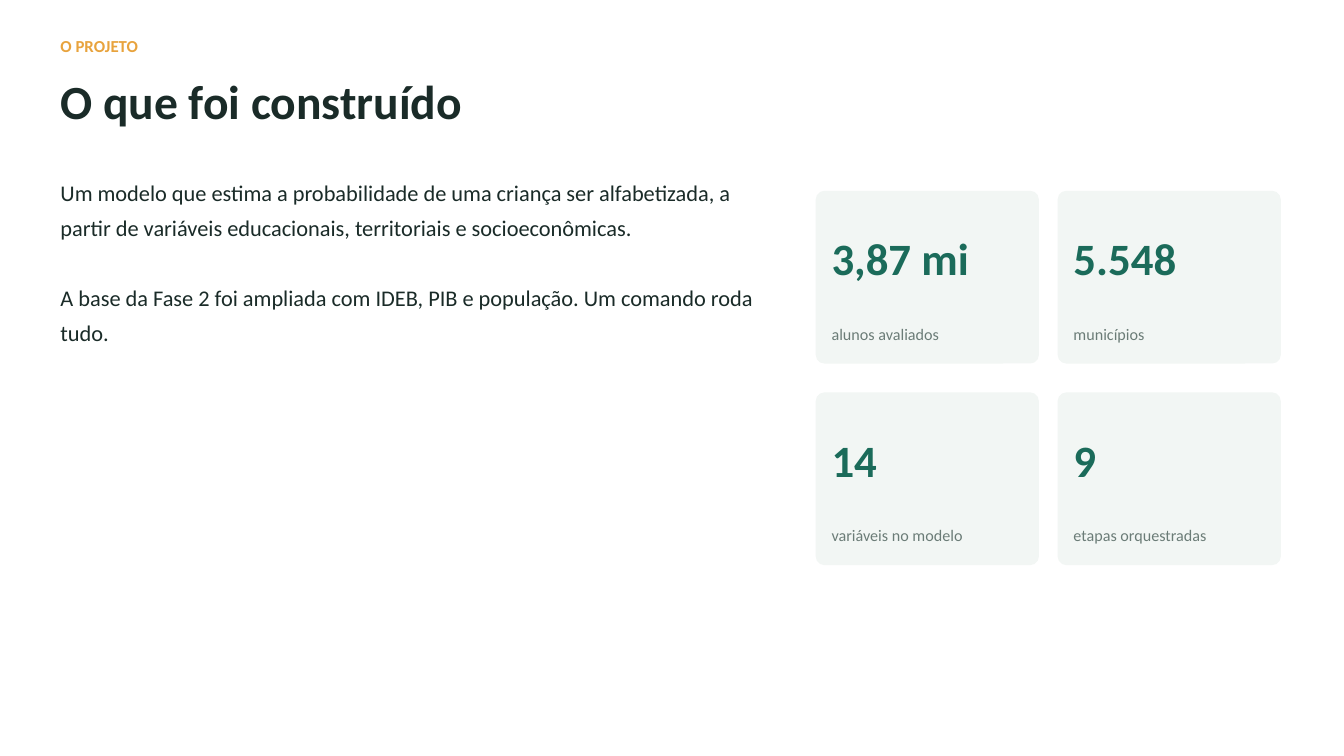
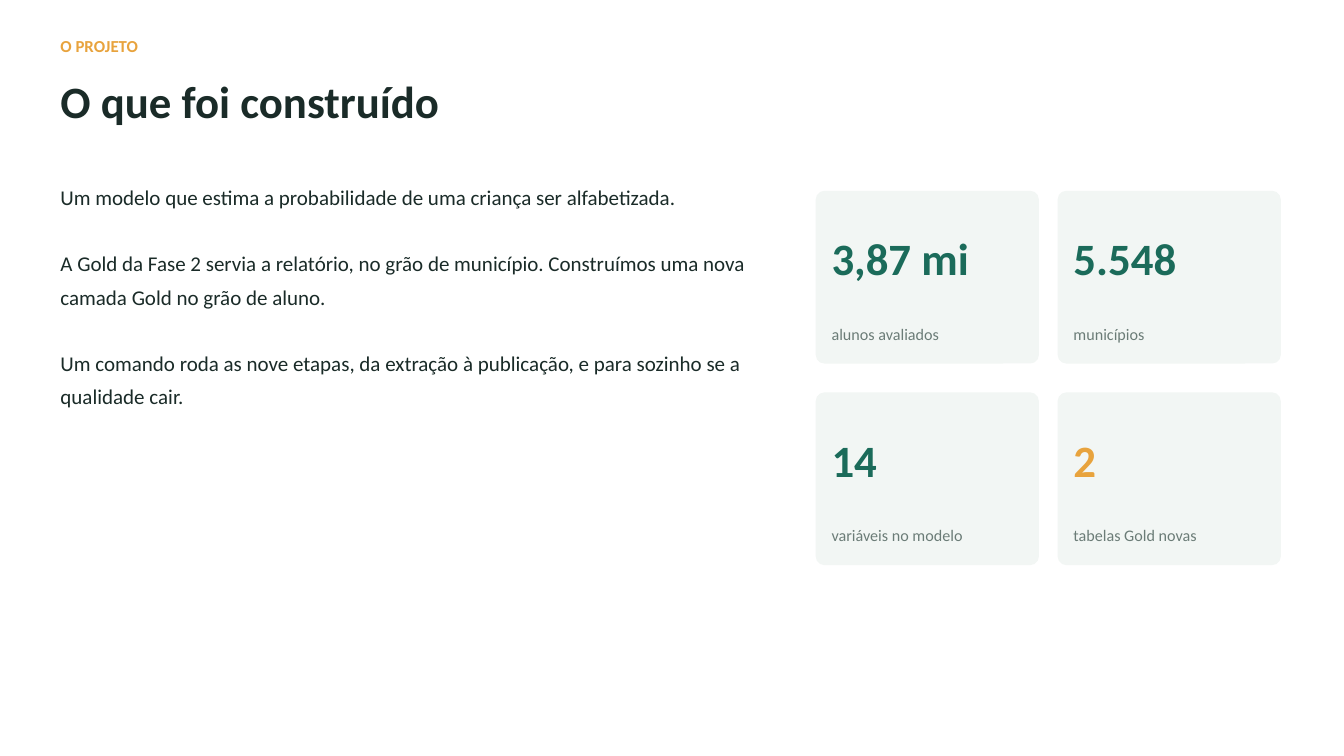
Before and after one commit to tcarvalhodiniz/tech-challenge-fase3, a slide deck: slide 3 of docs/apresentacao.pptx. Drawn at 1344x756 pixels with LibreOffice and Linux fonts; fonts in the diff are those of the drawing. Boxes give left, top, right and bottom in pixels: in the first picture for what was removed or moved away, otherwise in the second. Text is boxed around its words. In the diff, an @@ line names an element or a change of style, - is before the commit and + after.

```diff
--- a/docs/apresentacao.pptx
+++ b/docs/apresentacao.pptx
@@ text "O que foi construído" at [60, 86, 439, 125]: size 34 to 32 pt @@
@@ text at [60, 190, 744, 408]: text changed; size 16 to 15 pt @@
-Um modelo que estima a probabilidade de uma criança ser alfabetizada, a partir de variáveis educacionais, territoriais e socioeconômicas.
-A base da Fase 2 foi ampliada com IDEB, PIB e população. Um comando roda tudo.
+Um modelo que estima a probabilidade de uma criança ser alfabetizada.
+A Gold da Fase 2 servia a relatório, no grão de município. Construímos uma nova camada Gold no grão de aluno.
+Um comando roda as nove etapas, da extração à publicação, e para sozinho se a qualidade cair.
@@ text at [1073, 447, 1096, 477]: text changed; text colour #1B6B5A to #E8A33D @@
-9
+2
@@ text at [1073, 530, 1197, 541]: text changed @@
-etapas orquestradas
+tabelas Gold novas
```
Also in this commit, not shown: 4 other slides changed, 4 slides added, 5 slides removed.
